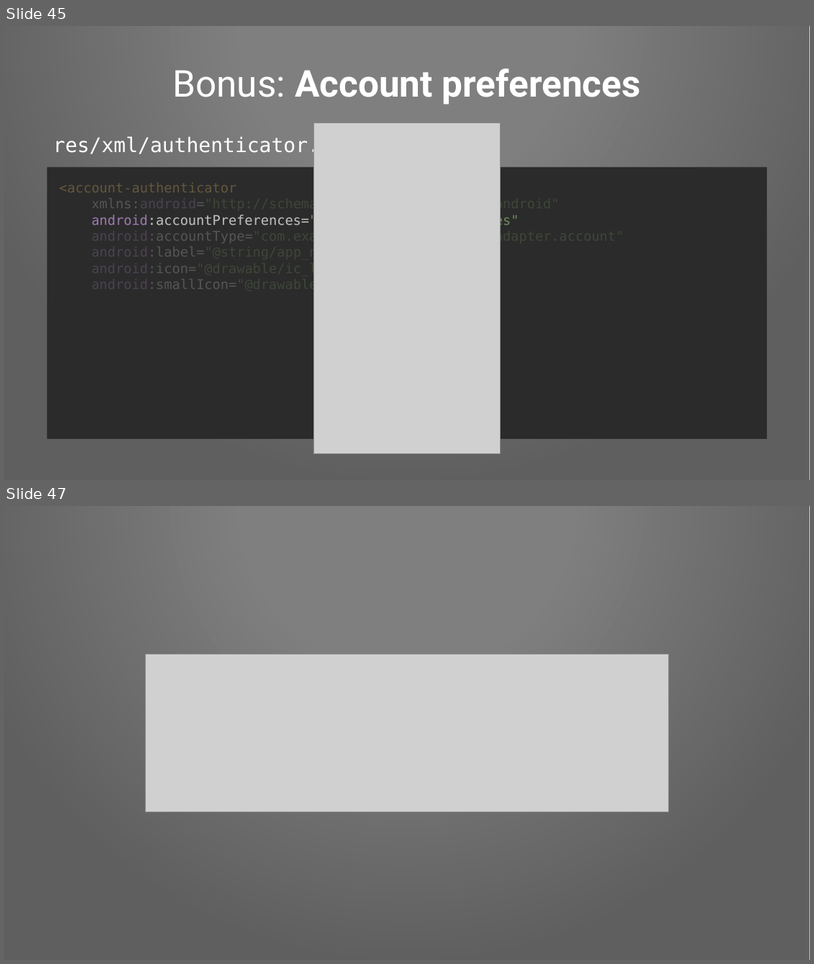
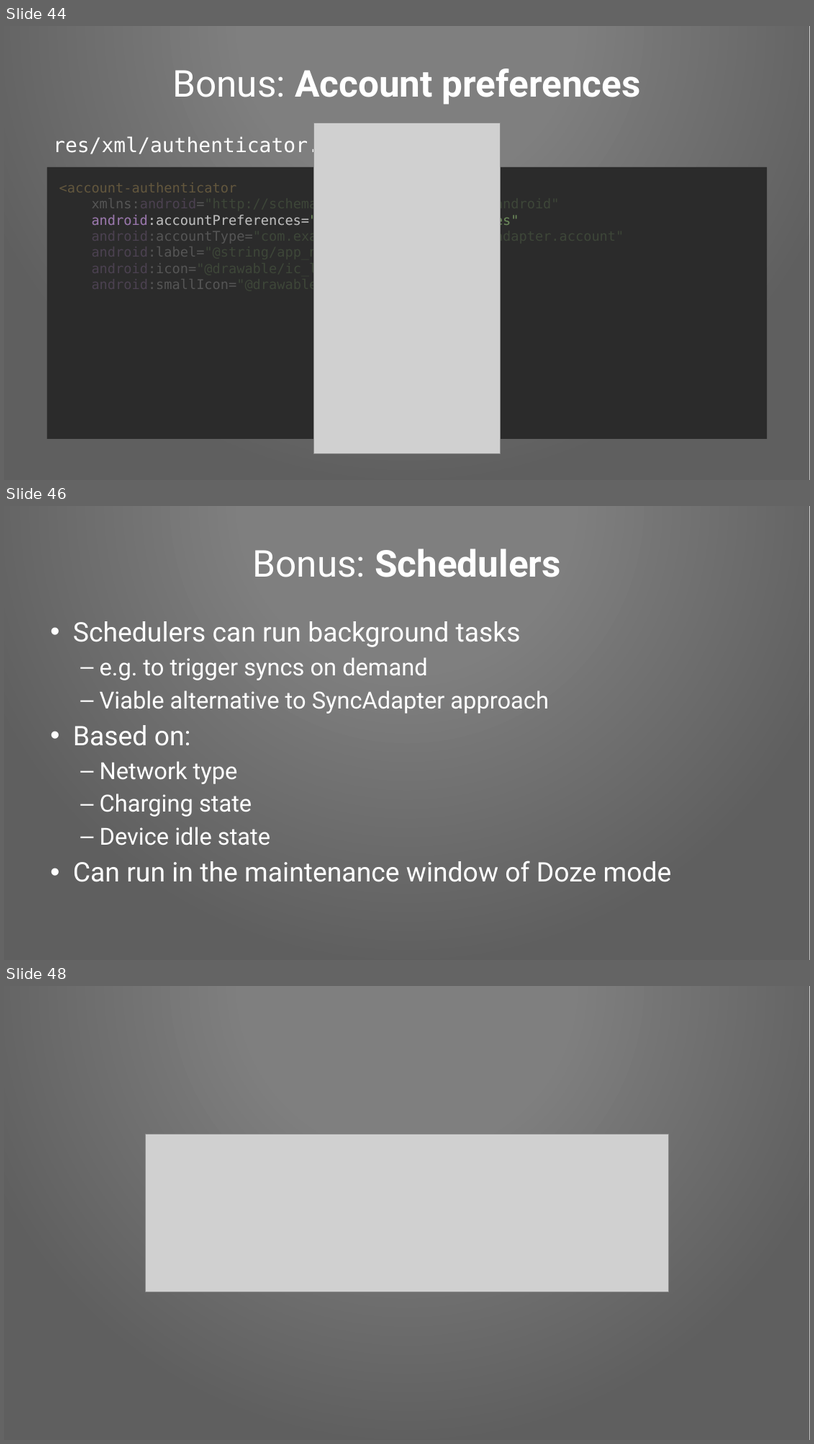
Before and after one commit to Pixplicity/sync-demo, a slide deck: I've been doing some syncing.pptx. Shown one above the other, each under a label of ours: slides 45 and 47 before the commit, slides 44, 46 and 48 after it; the slides between them are not shown. The pictures are 814x964 and 814x1444 pixels, drawn with LibreOffice and Linux fonts; fonts in the diff are those of the drawing; grey boxes stand for pictures; background and template pictures are left out. Boxes give left, top, right and bottom in pixels: in the first picture for what was removed or moved away, otherwise in the second. Text is boxed around its words. In the diff, an @@ line names an element or a change of style, - is before the commit and + after.

Commit message:
added more details about alternative scheduler approaches

```diff
--- a/I've been doing some syncing.pptx
+++ b/I've been doing some syncing.pptx
@@ slide 46 added at <box>4,506,810,960</box>, background picture (left out); not listed: 1 template element that a slide beside it also shows @@
@@ title added at <box>252,548,561,577</box>, 44 pt, text #FFFFFF, bold @@
+Bonus: Schedulers
@@ text added at <box>73,621,672,882</box>, 28 pt, text #FFFFFF @@
+• Schedulers can run background tasks
+  – e.g. to trigger syncs on demand
+  – Viable alternative to SyncAdapter approach
+• Based on:
+  – Network type
+  – Charging state
+  – Device idle state
+• Can run in the maintenance window of Doze mode
@@ what was slide 45 is now slide 44 @@
@@ what was slide 47 is now slide 48 @@
```
Also in this commit, not shown: 11 slides changed, 1 other slide added, 1 slide removed.
